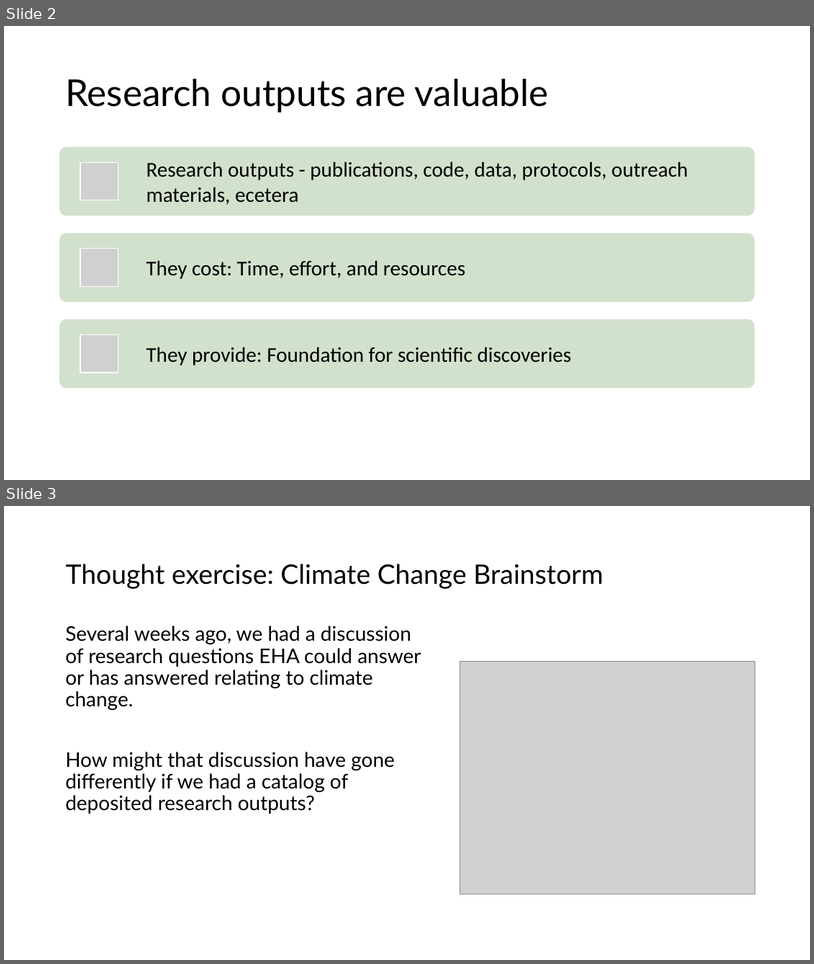
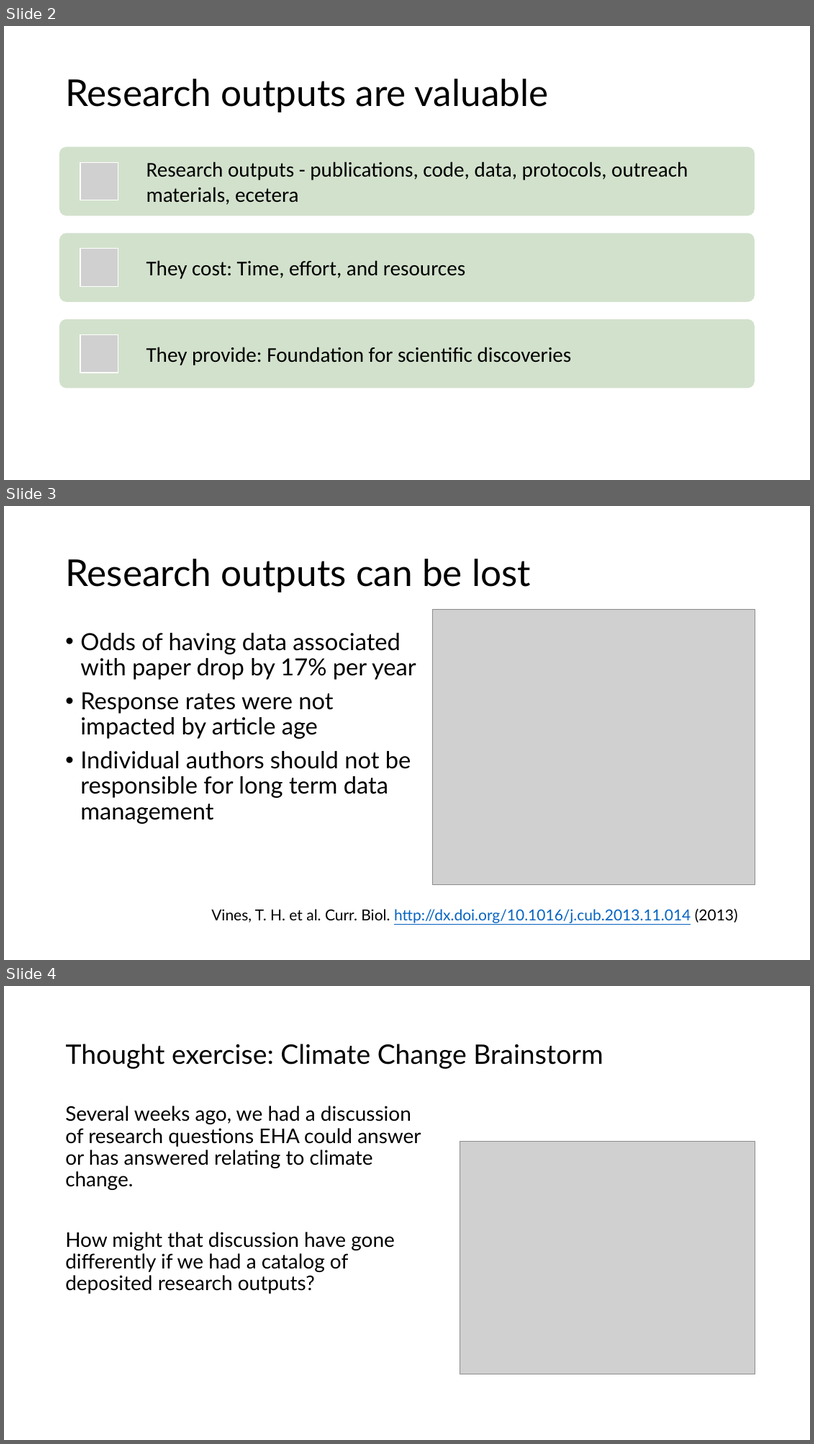
Before and after one commit to ecohealthalliance/building-blocks-of-reproducibility, a slide deck: talks/long_term_data_storage.pptx. Shown one above the other, each under a label of ours: slides 2 and 3 before the commit, slides 2, 3 and 4 after it. The pictures are 814x964 and 814x1444 pixels, drawn with LibreOffice and Linux fonts; fonts in the diff are those of the drawing; grey boxes stand for pictures; background and template pictures are left out. Boxes give left, top, right and bottom in pixels: in the first picture for what was removed or moved away, otherwise in the second. Text is boxed around its words. In the diff, an @@ line names an element or a change of style, - is before the commit and + after.

Commit message:
updated talk

```diff
--- a/talks/long_term_data_storage.pptx
+++ b/talks/long_term_data_storage.pptx
@@ slide 3 added at (4, 506, 810, 960), background #FFFFFF @@
@@ title added at (65, 559, 531, 592), 44 pt, text #000000 @@
+Research outputs can be lost
@@ picture added at (433, 609, 755, 885) @@
@@ text added at (80, 633, 417, 824), 28 pt, text #000000 @@
+• Odds of having data associated with paper drop by 17% per year
+• Response rates were not impacted by article age
+• Individual authors should not be responsible for long term data management
@@ text added at (211, 908, 738, 923), 18 pt, text #0563C1, underline @@
+Vines, T. H. et al. Curr. Biol. http://dx.doi.org/10.1016/j.cub.2013.11.014 (2013)
@@ what was slide 3 is now slide 4 @@
```
Also in this commit, not shown: 1 other slide added.
